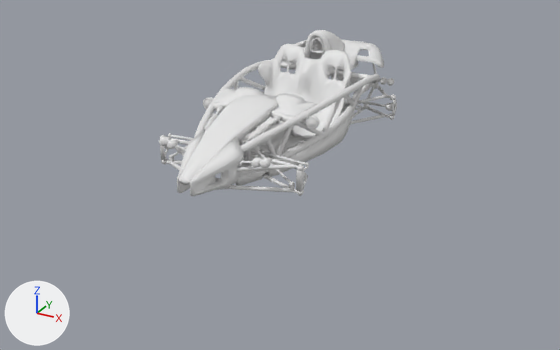
Two versions of the OBJ model resources/models/car/model.obj, one commit apart.
Both versions are drawn from a 50 mm camera at (3.62, -6.58, 3.09) aimed at (0.11, -0.21, -0.1). The lights are fixed; the arrows at lower left show +X, +Y and +Z. Where no turn or scale is listed for an object, it has been applied to the vertices.

In view in the first picture: 'chassis_low_Circle.001'.
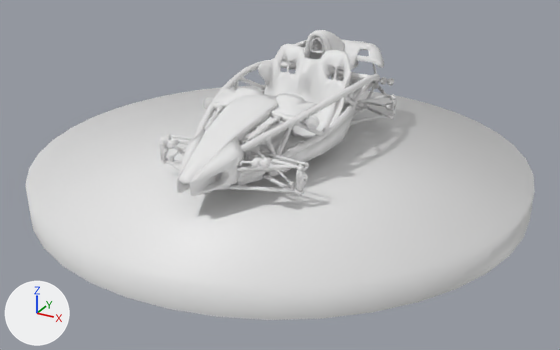
The newer file is also turned or shifted as a whole; pictures and numbers use the older file's frame.

Pixel boxes [x1, y1, x2, y2] of what changed, in the pictures (560 x 350 px):
'ring_low_Cylinder.002', added: after [25, 85, 535, 320]

What the commit changed:
Mesh me_ring_low_cylinder_002 is new.
It has 80 vertices, 118 faces and spans x -2.55..2.55, y -2.55..2.55, z -0.29..0.01.
Object 'ring_low_Cylinder.002' (ob_ring_low_cylinder_002) is new; it shows me_ring_low_cylinder_002.
Its location is (0.0, 0.0, 0.0).
